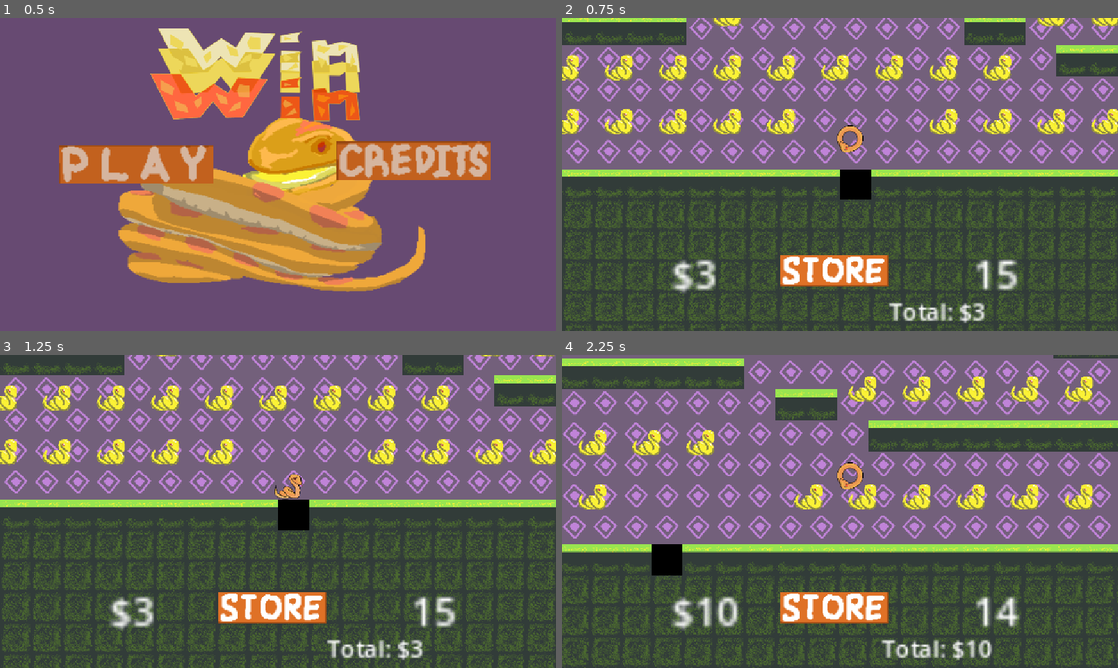
Above: before the commit, frames 1-4 (two rows, left to right).
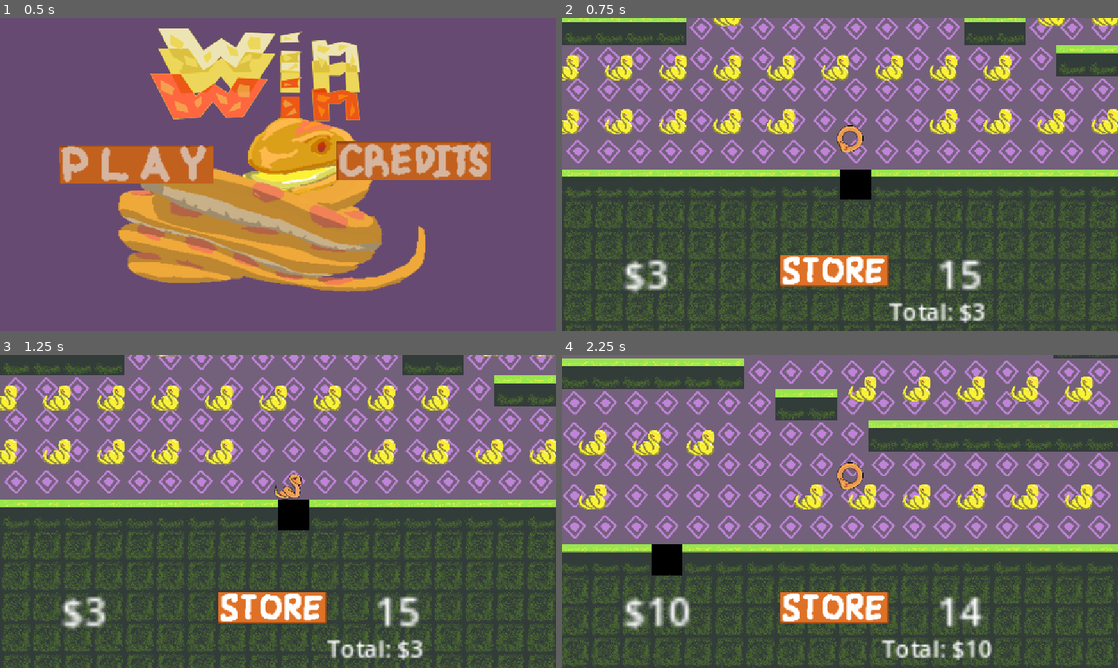
Above: after the commit, the same moments.

Repository: tgruenewald/LD58
Game: Godot game, scene res://scenes/main_menu.tscn
The game is run twice, just before and just after one commit, with the same random seed, the same clock (stepped at 60 frames per second) and the same inputs.
Inputs (mouse positions are in pixels of both pictures, inside the frame that each line leads up to):
- Up to frame 1 (0.5 s): no input
- Up to frame 2 (0.75 s): click (695, 165) at 0.5 s
- Up to frame 3 (1.25 s): no input
- Up to frame 4 (2.25 s): tap Enter (ui_accept) at 1.25 s; move the mouse to (962, 495) at 1.27 s; hold D (move_right) 1.28-2 s; hold X 1.28-2 s; click (962, 495) at 1.42 s; tap Space (jump) at 1.52 s; drag from (728, 527) to (828, 473) at 2.02 s

Frame 1 is identical in both runs. In frame 2, 2.0% of the frame differs, in the area x 11-82%, y 77-88%; in frame 3, 2.0%; in frame 4, 2.1%, in the area x 11-83%, y 77-88%.

Commit message:
big amounts for round dont run into store button

Diff:
--- a/Scripts/ui.gd
+++ b/Scripts/ui.gd
@@ -44,8 +44,8 @@
 		# Centered positioning (accounting for element widths and scale)
 		# Shifted left to account for the actual element sizes
 		# Adjusted Y position to account for the larger scale
-		money_amount.position = Vector2(center_x - 350, bottom_y - 25)  # Moved further left
-		time_counter.position = Vector2(center_x - 175, bottom_y - 25)  # Moved further left
+		money_amount.position = Vector2(center_x - 450, bottom_y - 25)  # Moved even further left to prevent overlap
+		time_counter.position = Vector2(center_x - 250, bottom_y - 25)  # Adjusted for better spacing
 		# Store button is now 2x scale (200x100 pixels), so shift left by 100 to center it
 		store_button.position = Vector2(center_x - 125, bottom_y - 25)  # Adjusted for larger button size
 		# Total accumulated below the store button
